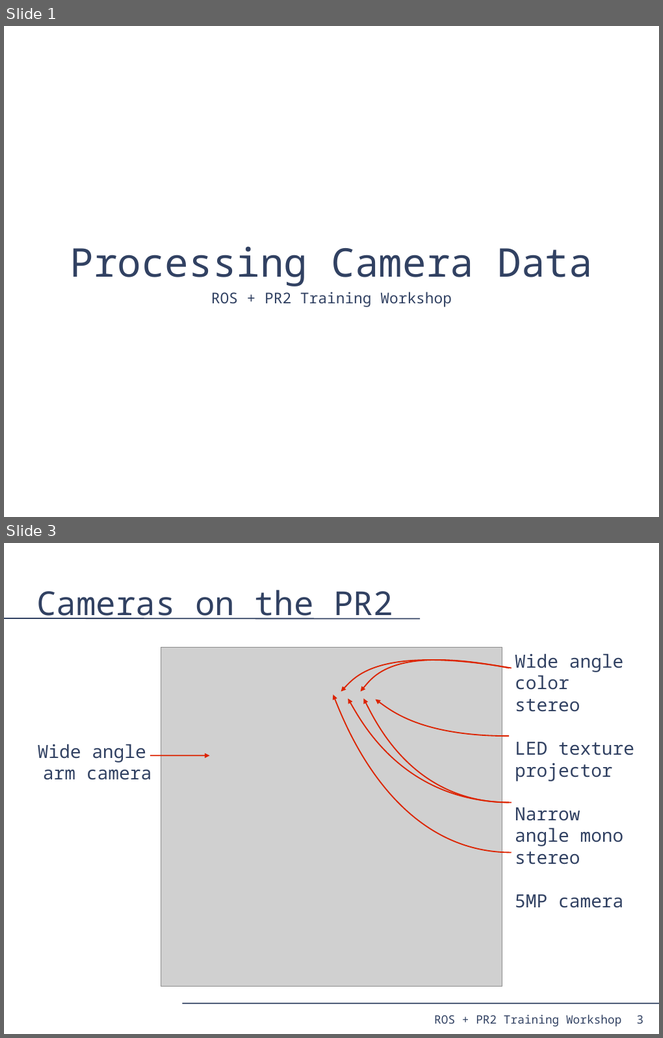
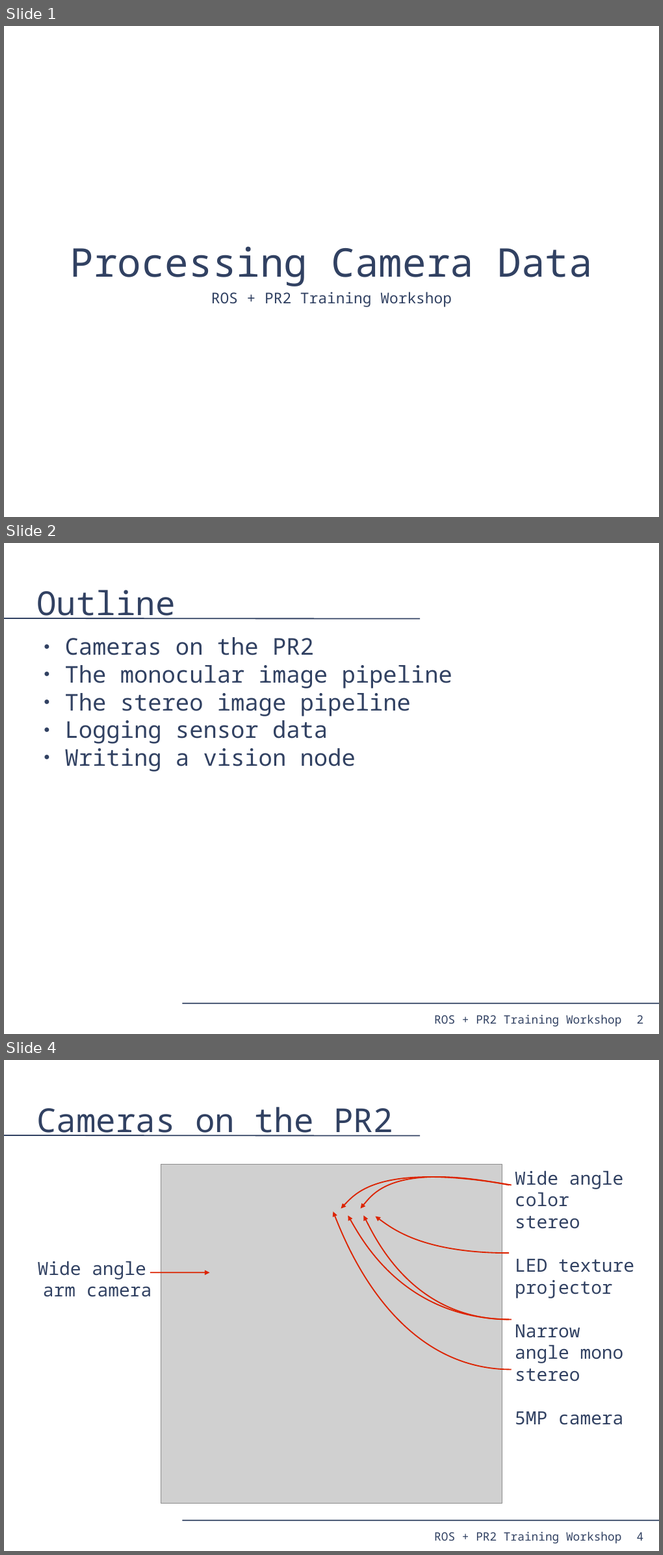
Before and after one commit to PR2/pr2_docs, a slide deck: pr2_training_workshop/processing_camera_data/slides.odp. Shown one above the other, each under a label of ours: slides 1 and 3 before the commit, slides 1, 2 and 4 after it; the slides between them are not shown. The pictures are 663x1038 and 663x1555 pixels, drawn with LibreOffice and Linux fonts; fonts in the diff are those of the drawing; grey boxes stand for pictures. Boxes give left, top, right and bottom in pixels: in the first picture for what was removed or moved away, otherwise in the second. Text is boxed around its words. In the diff, an @@ line names an element or a change of style, - is before the commit and + after.

Commit message:
processing_camera_data: Starting to tweak organization post dry run.

```diff
--- a/pr2_training_workshop/processing_camera_data/slides.odp
+++ b/pr2_training_workshop/processing_camera_data/slides.odp
@@ slide 2 added at (x1=4, y1=543, x2=659, y2=1034), background #FFFFFF; not listed: 4 template elements that a slide beside it also shows @@
@@ title added at (x1=36, y1=590, x2=175, y2=619), 40 pt, text #314162 @@
+Outline
@@ text added at (x1=65, y1=637, x2=452, y2=772), 28 pt, text #314162 @@
+● Cameras on the PR2
+● The monocular image pipeline
+● The stereo image pipeline
+● Logging sensor data
+● Writing a vision node
@@ what was slide 3 is now slide 4 @@
@@ page number at (x1=637, y1=1533, x2=644, y2=1541): text changed @@
-3
+4
```
Also in this commit, not shown: 2 slides changed, 1 other slide added.
